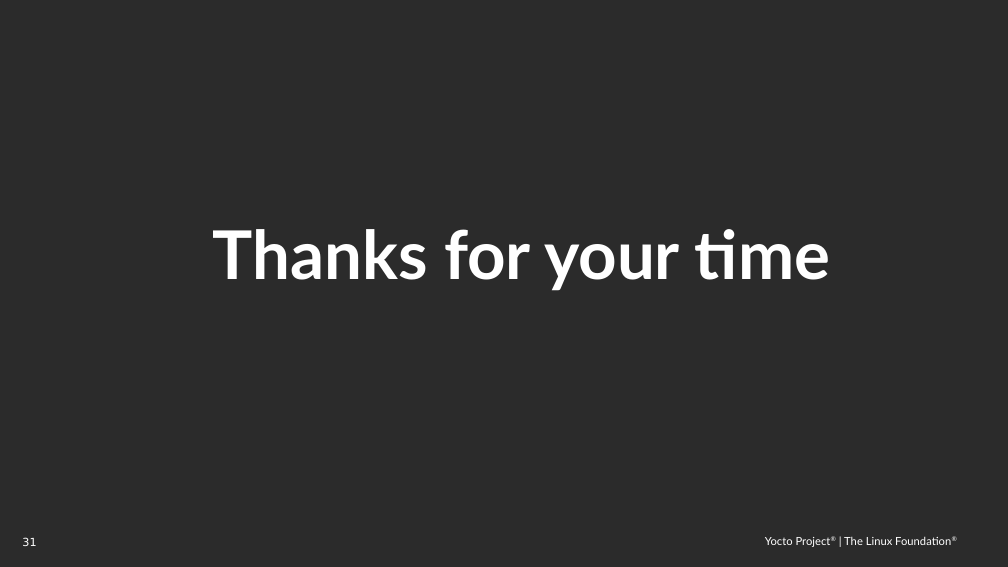
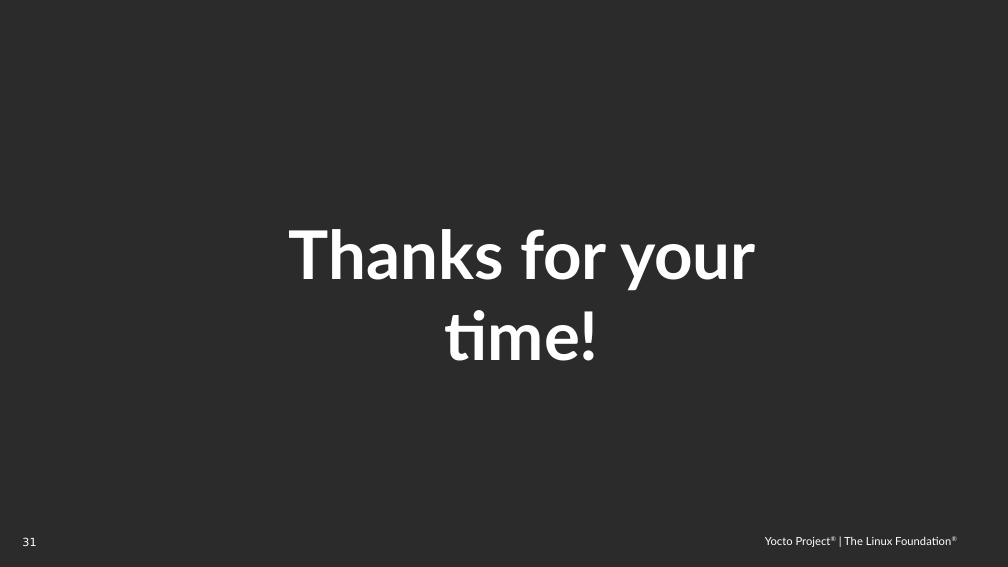
Before and after one commit to threexc/yocto-tekton, a slide deck: slide 31 of yddtalk/YP_DevDay_k8s_tekton.odp. Drawn at 1008x567 pixels with LibreOffice and Linux fonts; fonts in the diff are those of the drawing; background and template pictures are left out; a plain dark background stands for a picture behind light text. Boxes give left, top, right and bottom in pixels: in the first picture for what was removed or moved away, otherwise in the second. Text is boxed around its words. In the diff, an @@ line names an element or a change of style, - is before the commit and + after.

```diff
--- a/yddtalk/YP_DevDay_k8s_tekton.odp
+++ b/yddtalk/YP_DevDay_k8s_tekton.odp
@@ title at [289, 229, 756, 361]: text changed @@
-Thanks for your time
+Thanks for your time!
```
Also in this commit, not shown: 7 other slides changed.
